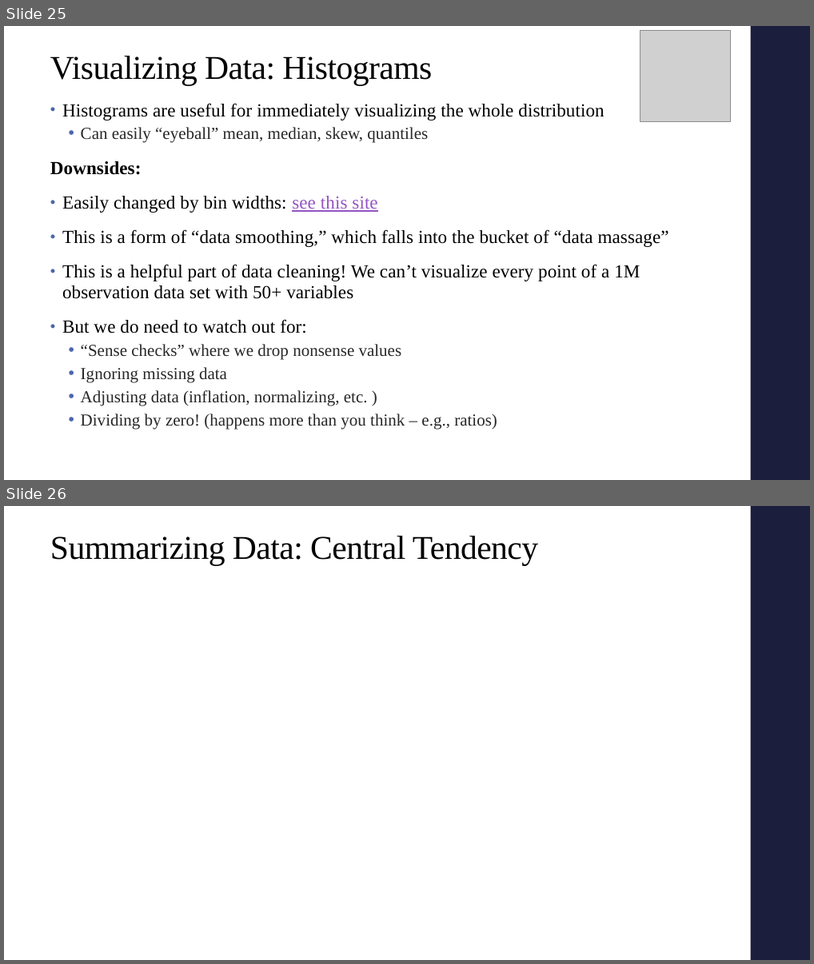
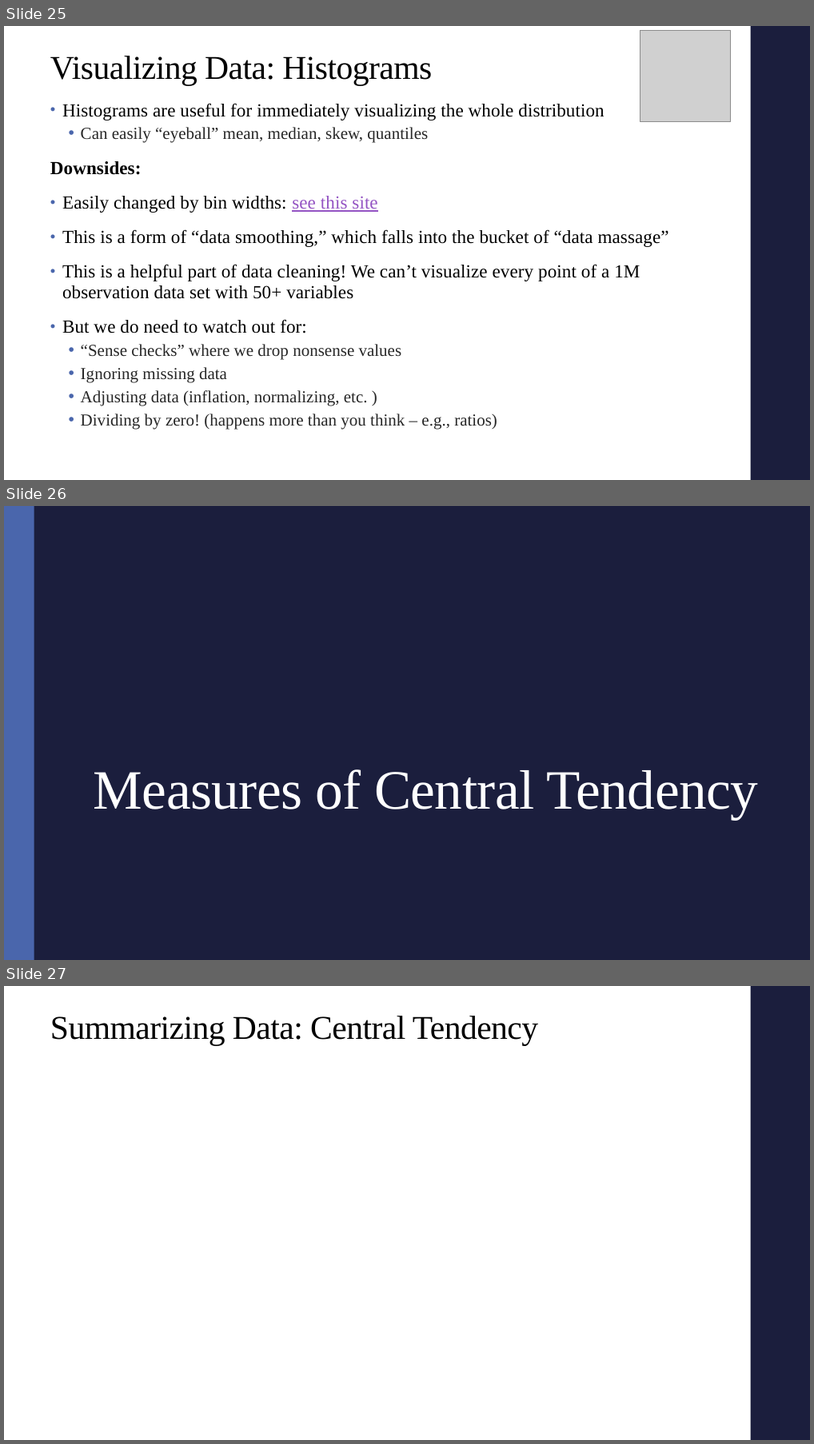
Before and after one commit to alex-hoagland/HAD5772, a slide deck: Lectures/Lecture03_Correlations/Lecture3_Correlations.pptx. Shown one above the other, each under a label of ours: slides 25 and 26 before the commit, slides 25, 26 and 27 after it. The pictures are 814x964 and 814x1444 pixels, drawn with LibreOffice and Linux fonts; fonts in the diff are those of the drawing; grey boxes stand for pictures. Boxes give left, top, right and bottom in pixels: in the first picture for what was removed or moved away, otherwise in the second. Text is boxed around its words. In the diff, an @@ line names an element or a change of style, - is before the commit and + after.

```diff
--- a/Lectures/Lecture03_Correlations/Lecture3_Correlations.pptx
+++ b/Lectures/Lecture03_Correlations/Lecture3_Correlations.pptx
@@ slide 26 added at [4,506,810,960], background #1B1E3E @@
@@ rectangle added at [4,506,34,960], fill #4A66AC @@
@@ title added at [94,769,759,820], 66 pt, text #FFFFFF @@
+Measures of Central Tendency
@@ what was slide 26 is now slide 27 @@
```
Also in this commit, not shown: 2 slides changed, 7 other files.
